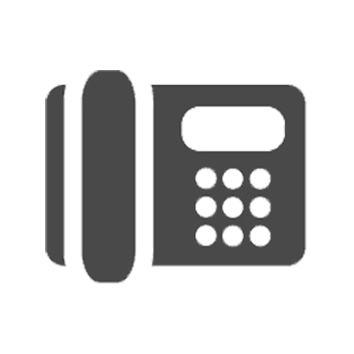
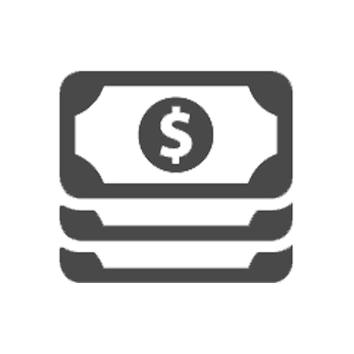
Before/after of a 354 x 354 layered artwork. What changed in the layer stack:
added layer "Layer 9" above "Layer 8" over [58, 70, 294, 283]
hid "Layer 8" over [45, 70, 307, 284]
